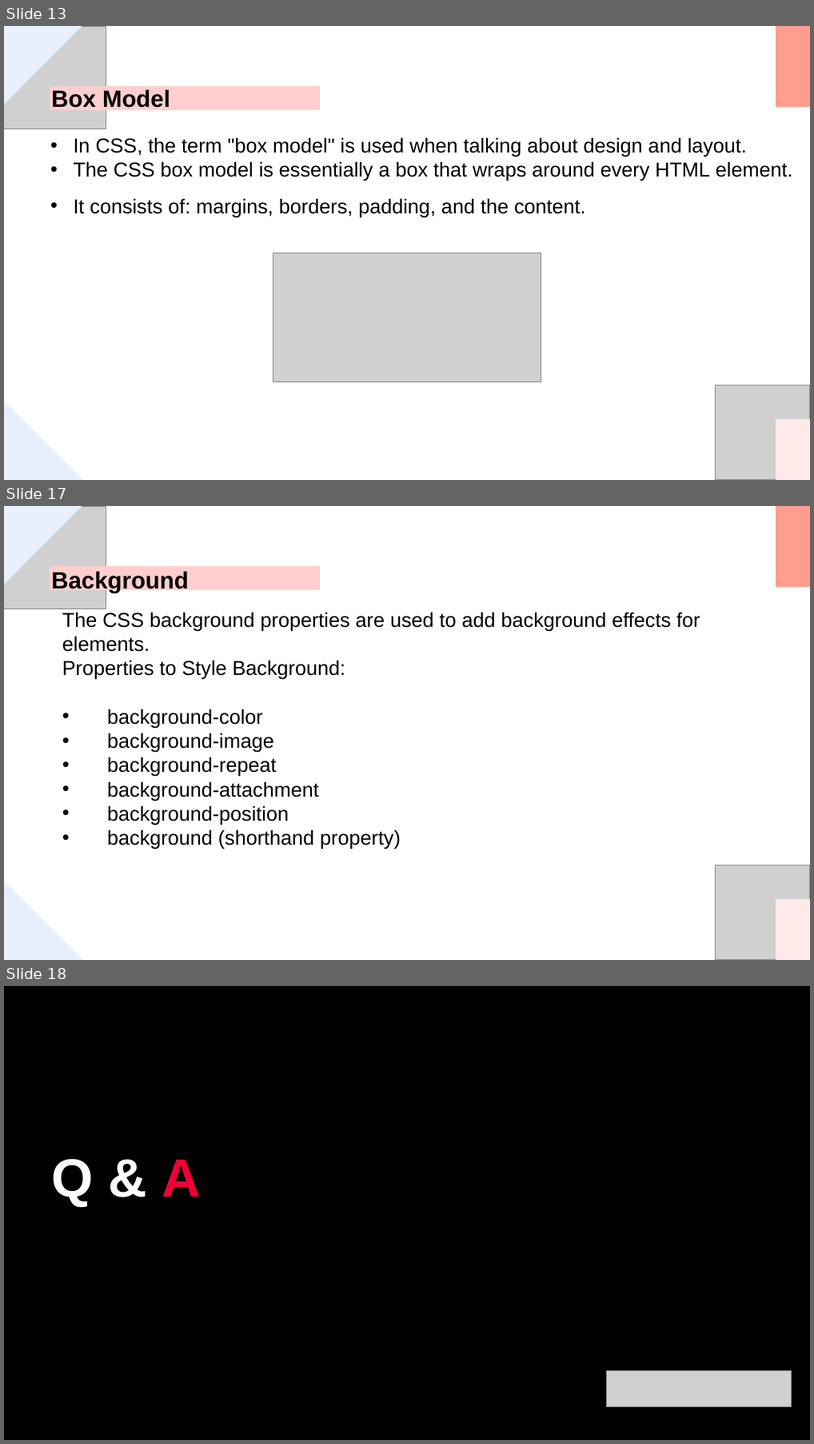
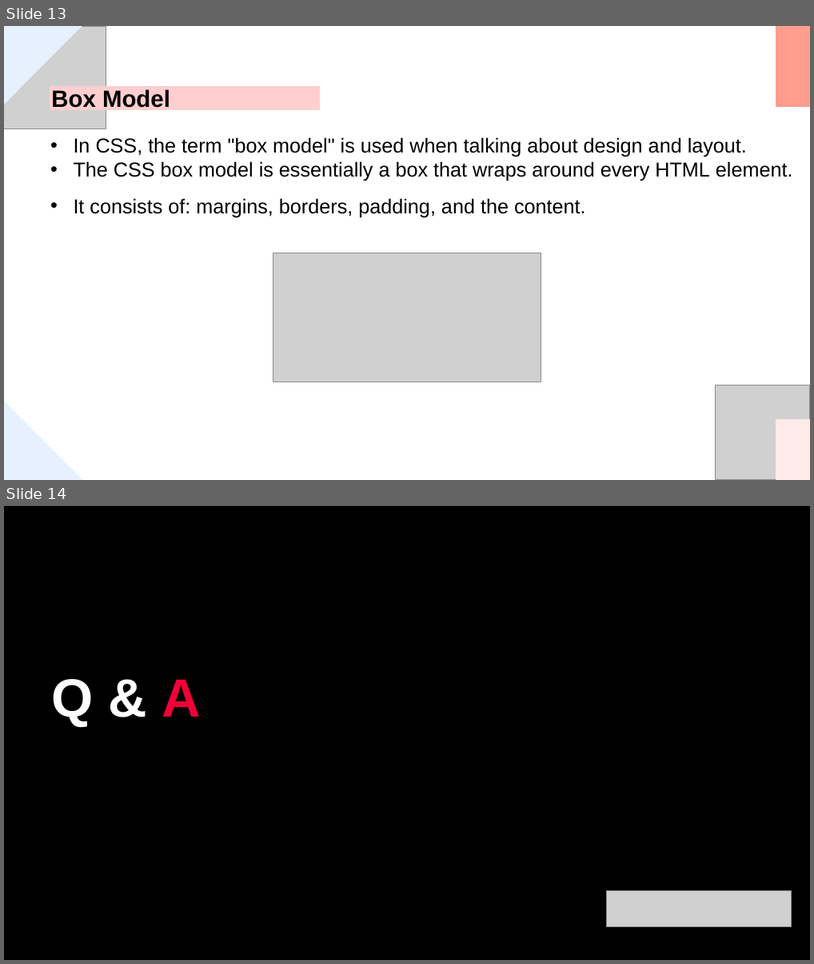
Before and after one commit to urvashi29/frontend-module-3-batch-7A, a slide deck: Lesson-4/Lesson-4.pptx. Shown one above the other, each under a label of ours: slides 13, 17 and 18 before the commit, slides 13 and 14 after it; the slides between them are not shown. The pictures are 814x1444 and 814x964 pixels, drawn with LibreOffice and Linux fonts; fonts in the diff are those of the drawing; grey boxes stand for pictures; background and template pictures are left out. Boxes give left, top, right and bottom in pixels: in the first picture for what was removed or moved away, otherwise in the second. Text is boxed around its words. In the diff, an @@ line names an element or a change of style, - is before the commit and + after.

```diff
--- a/Lesson-4/Lesson-4.pptx
+++ b/Lesson-4/Lesson-4.pptx
@@ slide 17 removed at (4,506,810,960), background #FFFFFF @@
@@ picture removed at (4,506,106,608) @@
@@ freeform shape removed at (4,506,82,585) @@
@@ freeform shape removed at (776,506,810,587) @@
@@ freeform shape removed at (49,567,320,591) @@
@@ text removed at (51,571,188,593) @@
-Background
@@ text removed at (62,612,700,849) @@
-The CSS background properties are used to add background effects for elements.
-Properties to Style Background:
-• background-color
-• background-image
-• background-repeat
-• background-attachment
-• background-position
-• background (shorthand property)
@@ picture removed at (716,865,810,959) @@
@@ freeform shape removed at (4,880,83,959) @@
@@ freeform shape removed at (776,899,810,960) @@
@@ what was slide 18 is now slide 14 @@
```
Also in this commit, not shown: 3 other slides removed, 1 other file.
